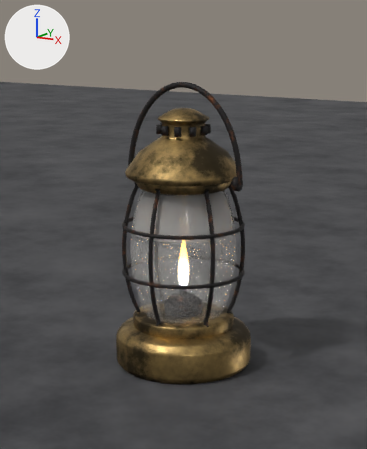
The Blender file art/lantern.blend, before and after one commit.
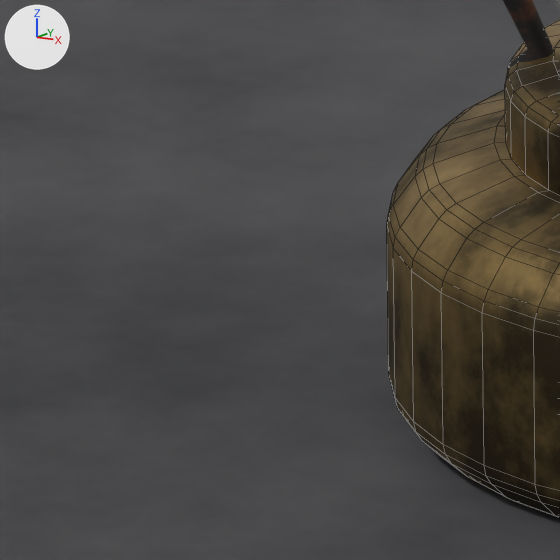
The first picture shows the older version from the file's camera 'LanternCam'. The close-ups show the older and then the newer version on the part from 17% to 39% of the width and 68% to 86% of the height of that picture. Only the edits that show in the close-ups are written down. The lights are fixed; the arrows at upper left show +X, +Y and +Z. The close-ups show mesh edges as thin lines.

Names of what the first close-up shows: 'Base', 'CageBar3', 'CollarLower', 'StageFloor'.
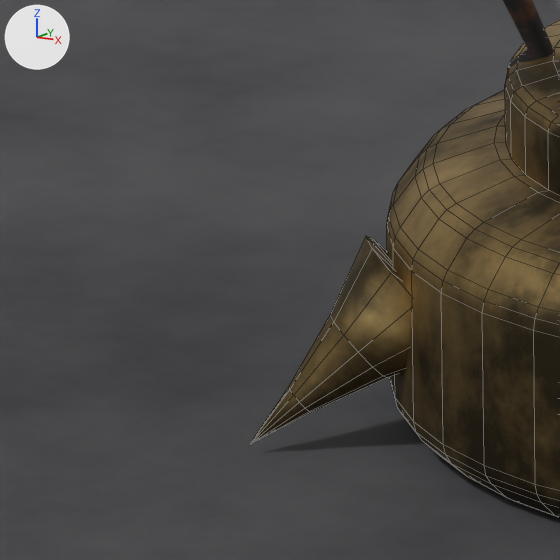
Changed parts and their boxes [x1, y1, x2, y2] in the close-ups (560 x 560 px):
'Claw_2', added (brown): after [250, 236, 411, 445]

Edits to the bpy script that builds the scene:
```text
Add me_claw_2:
    me_claw_2.from_pydata(...)  # 38 vertices, 48 faces; spans x -0.0095..0.0095, y -0.0095..0.0095, z 0.0..0.03
    me_claw_2.polygons.foreach_set('use_smooth', [True] * 48)
    me_claw_2.materials.append(mat_m_agedbrass)
Add ob_claw_2:
    ob_claw_2 = bpy.data.objects.new('Claw_2', me_claw_2)
    ob_claw_2.parent = ob_lantern
    ob_claw_2.location = (-0.0523, -0.0523, 0.026)
    ob_claw_2.rotation_euler = (2.448, -0.569, -1.36)  # degrees (140, -33, -78)
    ob_claw_2.scale = (1.35, 1.35, 1.25)
```
